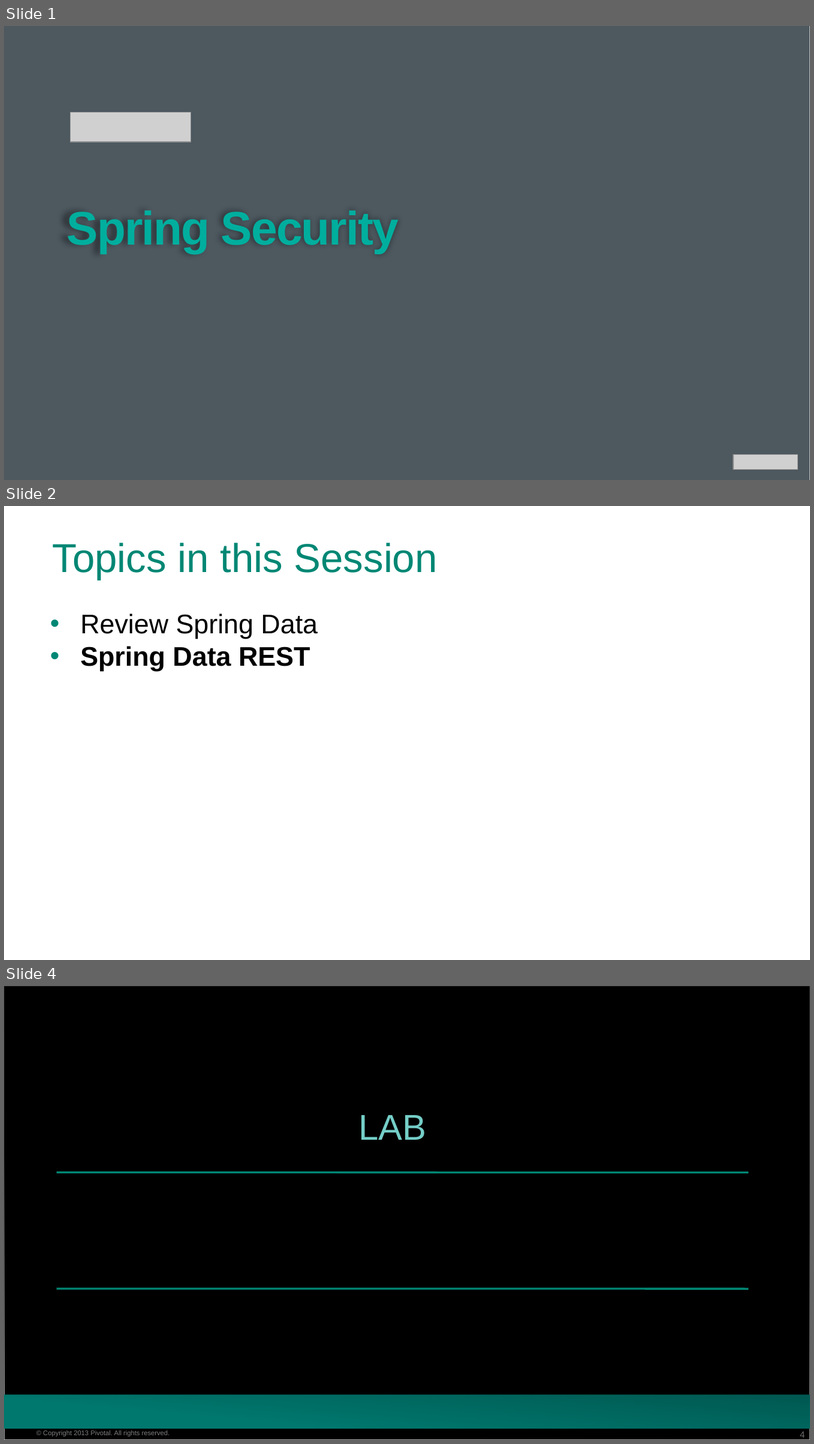
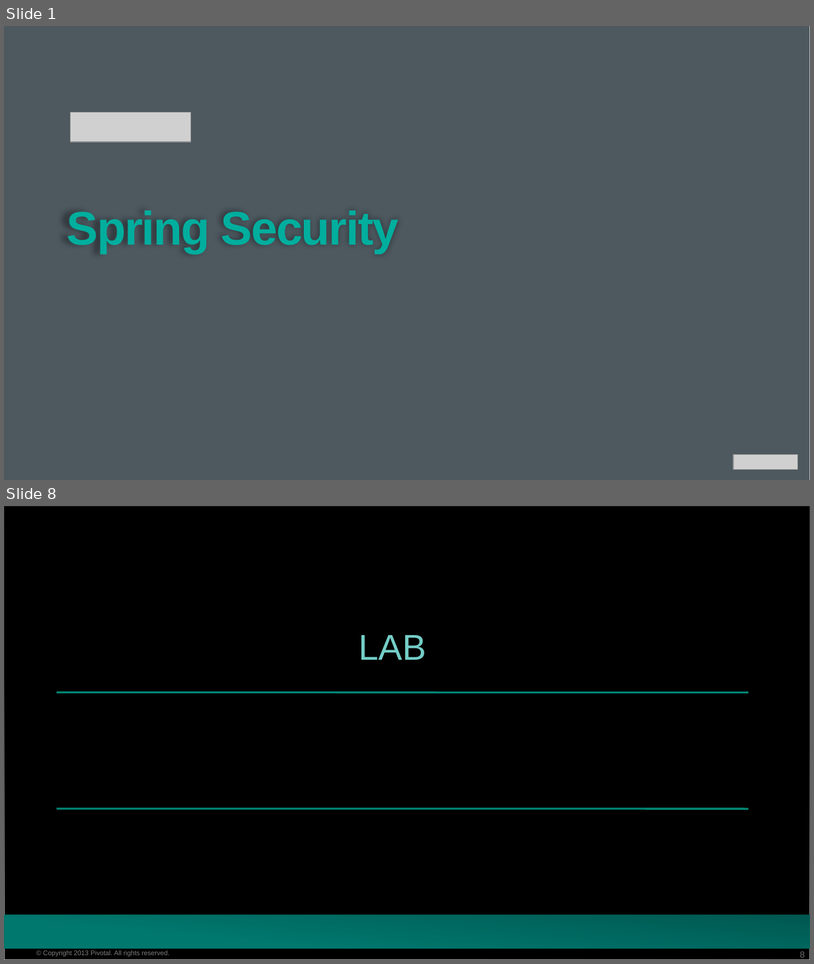
Before and after one commit to phopper-pivotal/Spring-Workshop-Dish, a slide deck: Session_6_Spring_Security.pptx. Shown one above the other, each under a label of ours: slides 1, 2 and 4 before the commit, slides 1 and 8 after it; the slides between them are not shown. The pictures are 814x1444 and 814x964 pixels, drawn with LibreOffice and Linux fonts; fonts in the diff are those of the drawing; grey boxes stand for pictures; background and template pictures are left out. Boxes give left, top, right and bottom in pixels: in the first picture for what was removed or moved away, otherwise in the second. Text is boxed around its words. In the diff, an @@ line names an element or a change of style, - is before the commit and + after.

```diff
--- a/Session_6_Spring_Security.pptx
+++ b/Session_6_Spring_Security.pptx
@@ slide 2 removed at (4, 506, 810, 960), background #FFFFFF @@
@@ title removed at (53, 543, 438, 580) @@
-Topics in this Session
@@ text removed at (80, 613, 318, 671) @@
-• Review Spring Data
-• Spring Data REST
@@ what was slide 4 is now slide 8 @@
@@ page number at (800, 951, 805, 960): text changed @@
-4
+8
```
Also in this commit, not shown: 6 slides added, 1 other slide removed, 2 other files.
